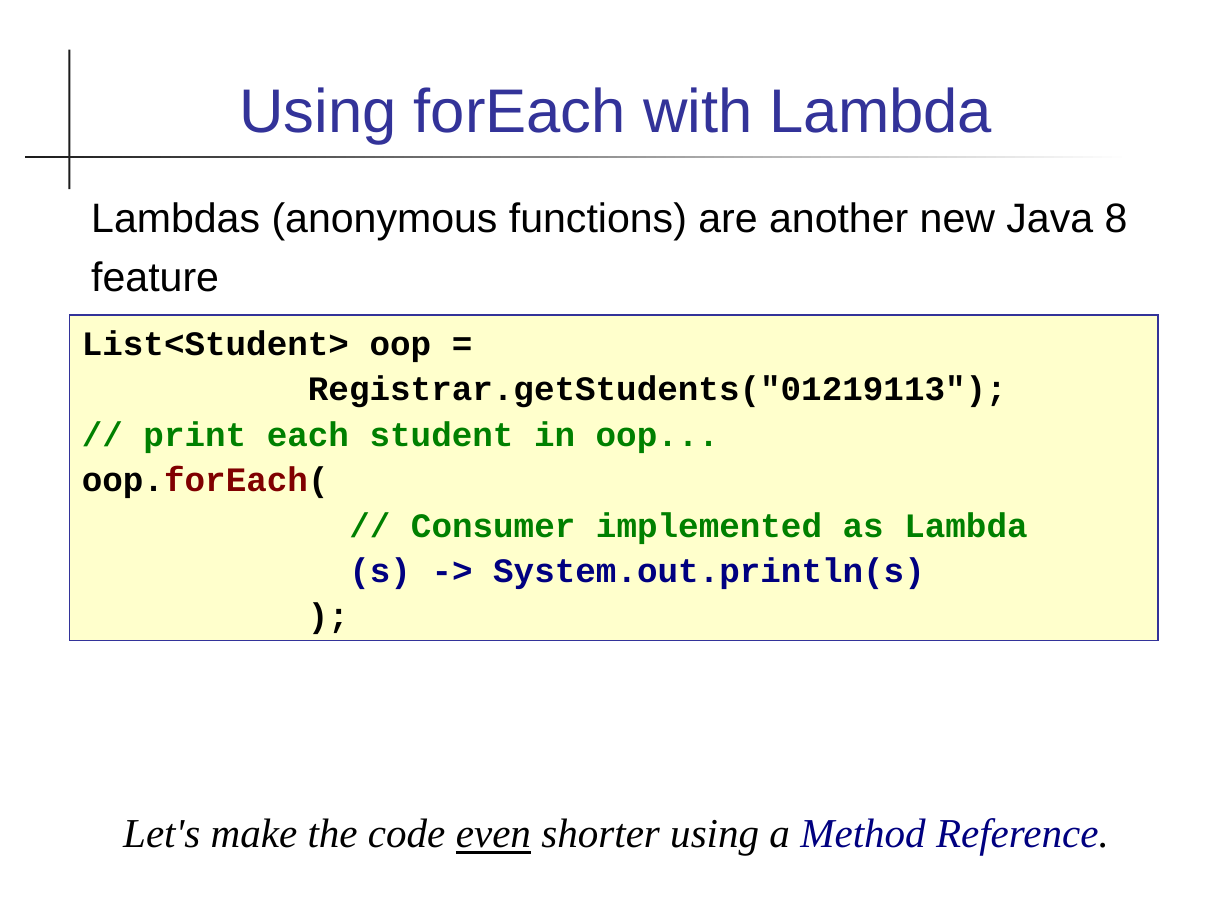
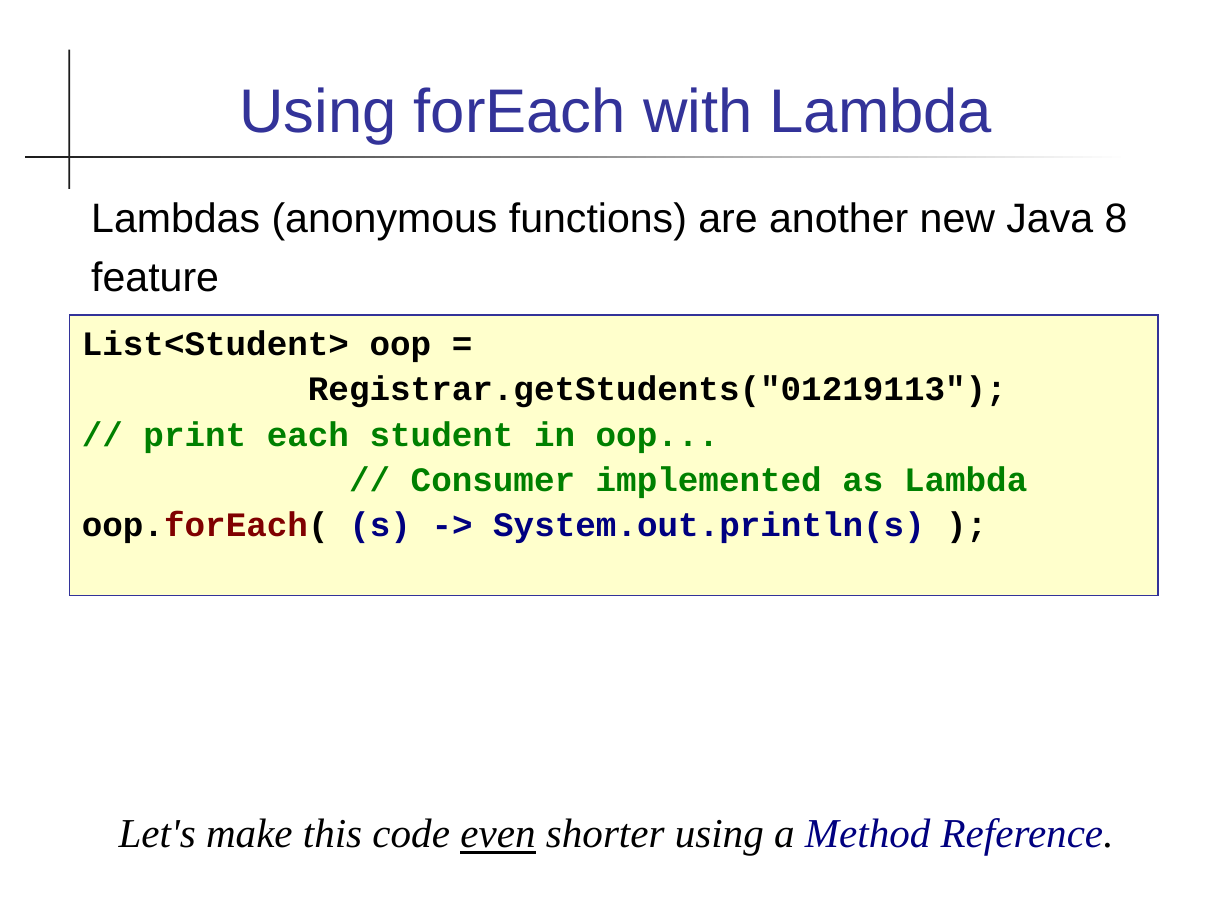
Before and after one commit to skeoop/skeoop.github.io, a slide deck: slide 9 of week13/Java-8-Features.ppt (slide 8 before the commit). Drawn at 1232x924 pixels with LibreOffice and Linux fonts; fonts in the diff are those of the drawing. Boxes give left, top, right and bottom in pixels: in the first picture for what was removed or moved away, otherwise in the second. Text is boxed around its words. In the diff, an @@ line names an element or a change of style, - is before the commit and + after.

```diff
--- a/week13/Java-8-Features.ppt
+++ b/week13/Java-8-Features.ppt
@@ rectangle "List<Student> oop =": place and size @@
-rectangle "List<Student> oop =" at [70, 315, 1158, 641]
+rectangle "List<Student> oop =" at [70, 315, 1158, 596]
@@ text in rectangle at [82, 466, 329, 498]: paragraph removed @@
-oop.forEach(
@@ text in rectangle at [82, 511, 925, 543]: text changed @@
-(s) -> System.out.println(s)
-);
+oop.forEach( (s) -> System.out.println(s) );
@@ text at [119, 818, 1114, 855]: text changed @@
-Let's make the code even shorter using a Method Reference.
+Let's make this code even shorter using a Method Reference.
```
Also in this commit, not shown: 5 other slides changed, 1 slide added, 7 other files.
